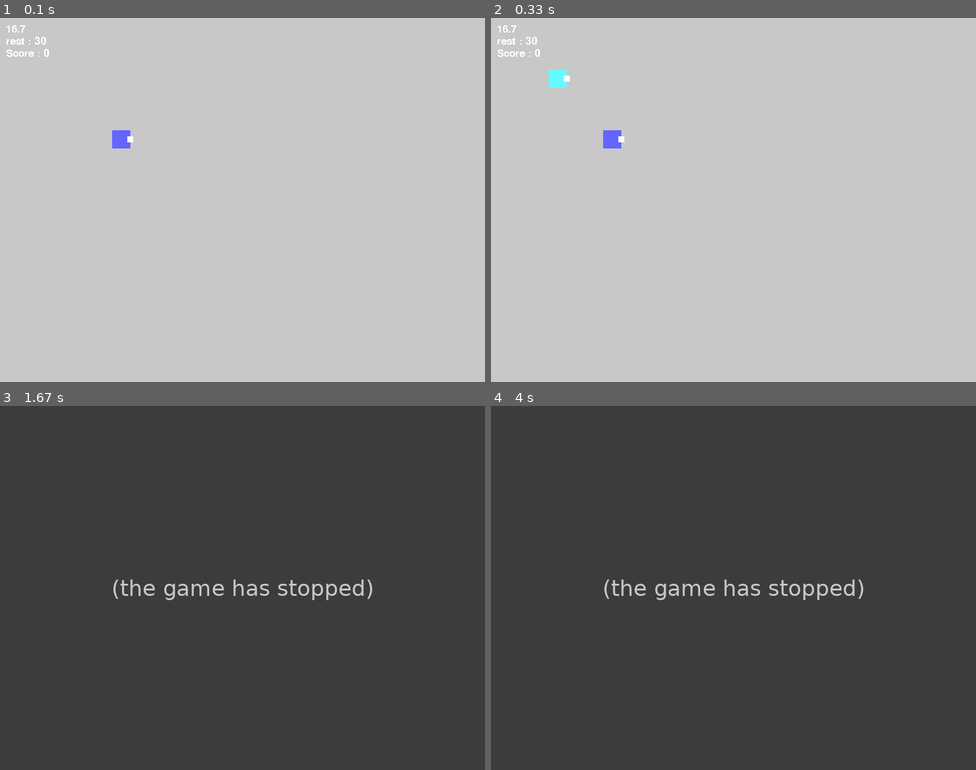
Above: before the commit, frames 1-4 (two rows, left to right).
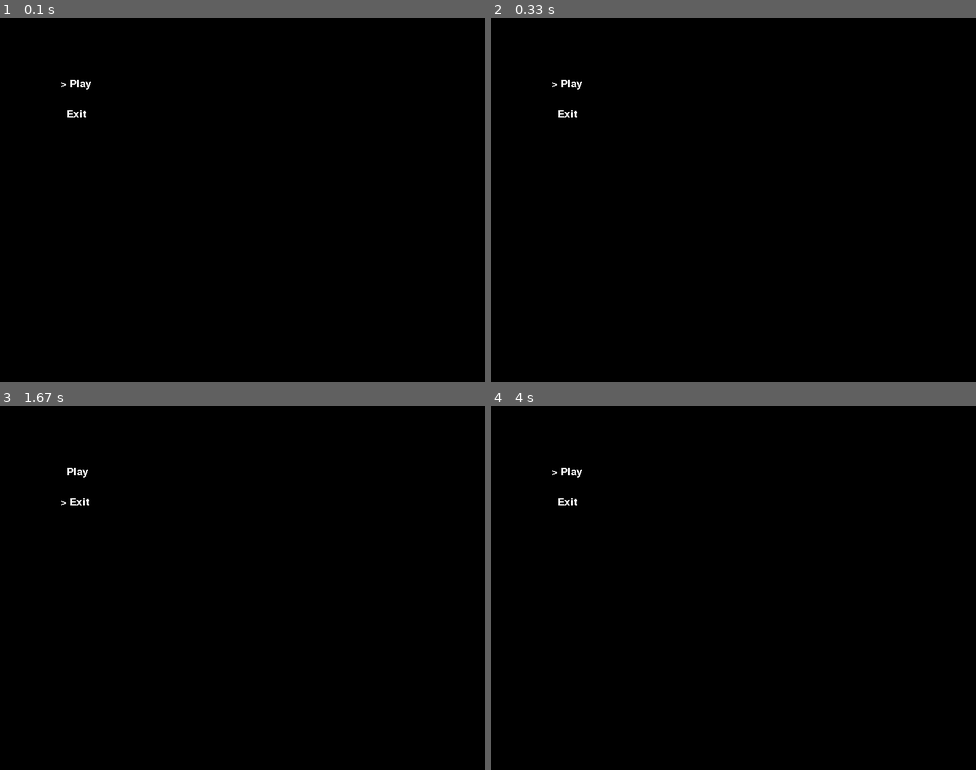
Above: after the commit, the same moments.

Repository: macchan1978/python_game
Game: pygame game, started from pygame_main.py
Two runs of this game, one before a commit and one after it. Both use one fixed random seed, a clock stepped at 60 frames per second and the inputs below.
Inputs:
- Up to frame 1 (0.1 s): no input
- Up to frame 2 (0.33 s): no input
- Up to frame 3 (1.67 s): tap Space at 0.33 s; tap Esc at 0.67 s; hold Up from 1.5 s (still down)
- Up to frame 4 (4 s): release Up at 1.97 s; hold Down 3.07-3.37 s; hold Up from 3.83 s (still down)

The runs differ from the first frame. In frame 1, 100% of the frame differs, in the area x 0-100%, y 0-100%; in frame 2, 100%; in frame 3, 100%; in frame 4, 100%.
Before the commit the program exited at 0.67 s; later frames show no game.

Commit message:
PlayModeとTitleModeを作成

Diff:
--- a/mode_play.py
+++ b/mode_play.py
@@ -1,15 +1,20 @@
 import time
+from enum import Enum, auto
 
 from pygame.font import SysFont
 
 from objects import *
 
 
+# noinspection PyArgumentList
+class PlayResult(Enum):
+    PLAYING = auto()
+    END = auto()
+
+
 class PlayMode:
     def __init__(self):
         self.font = pg.font.SysFont("", 25)
-        # define a variable to control the main loop
-        self.running = True
 
         self.player = Player(pos=PosF(200, 200))
 
@@ -21,8 +26,9 @@
         self.counter = 0
         self.score = 0
 
-    def tick(self):
+    def tick(self) -> PlayResult:
         screen = game_context.get_screen()
+        pad = game_context.get_pad()
 
         self.counter += 1
         if self.counter % 100 == 10:
@@ -71,9 +77,9 @@
         screen.blit(disp_score, (10, 50))
 
         # TODO : ゲーム終了
-        if rest_sec <= 0:
-            pass
-        pass
+        if rest_sec <= 0 or pad.button_escape:
+            return PlayResult.END
+        return PlayResult.PLAYING
 
     pass
 
--- /dev/null
+++ b/mode_title.py
@@ -0,0 +1,60 @@
+from enum import Enum, auto
+
+import pygame as pg
+
+import game_context
+
+
+# noinspection PyArgumentList
+class MenuType(Enum):
+    EXIT = auto()
+    PLAY = auto()
+    NONE = auto()
+
+
+class TitleMode:
+    def __init__(self):
+        self.font = pg.font.SysFont("", 25)
+        self.menus = [(MenuType.PLAY, 'Play'), (MenuType.EXIT, 'Exit')]
+        self.menu_index = 0
+        self.counter = 0
+        self.counter_disable = 0
+        pass
+
+    def tick(self) -> MenuType:
+        self.counter += 1
+        pad = game_context.get_pad()
+        menu_move = 0
+
+        if self.counter >= self.counter_disable:
+            if pad.key_up:
+                menu_move -= 1
+            if pad.key_down:
+                menu_move += 1
+            if menu_move != 0:
+                self.counter_disable = self.counter + 10
+            self.menu_index = (self.menu_index + menu_move + len(self.menus)) % len(self.menus)
+
+        screen = game_context.get_screen()
+        screen.fill((0, 0, 0))
+        for i, item in enumerate(self.menus):
+            header = '> ' if i == self.menu_index else '  '
+            disp = self.font.render(header + item[1], False, (255, 255, 255))
+            screen.blit(disp, (100, 100 + 50 * i))
+
+        if pad.button_space:
+            return self.menus[self.menu_index][0]
+
+        return MenuType.NONE
+
+
+instance: TitleMode = None
+
+
+def initialize() -> TitleMode:
+    global instance
+    instance = TitleMode()
+    return instance
+
+
+pass
--- a/pygame_main.py
+++ b/pygame_main.py
@@ -1,9 +1,17 @@
 from __future__ import annotations
 
 import os
+from enum import Enum, auto
 
 import mode_play
+import mode_title
 from objects import *
+
+
+# noinspection PyArgumentList
+class ModeType(Enum):
+    TITLE = auto()
+    PLAY = auto()
 
 
 def main():
@@ -14,7 +22,9 @@
     clock = pg.time.Clock()
     game_context.initialize()
 
-    play_mode = mode_play.initialize()
+    play_mode: mode_play.PlayMode = None
+    title_mode = mode_title.initialize()
+    current_mode = ModeType.TITLE
 
     running = True
     while running:
@@ -22,10 +32,21 @@
 
         pad = game_context.game_pad
         pad.tick()
-        if pad.button_escape:
-            running = False
 
-        play_mode.tick()
+        # if pad.button_escape:
+        #     running = False
+
+        if current_mode == ModeType.TITLE:
+            selected_item = title_mode.tick()
+            if selected_item == mode_title.MenuType.EXIT:
+                running = False
+            elif selected_item == mode_title.MenuType.PLAY:
+                play_mode = mode_play.initialize()
+                current_mode = ModeType.PLAY
+        elif current_mode == ModeType.PLAY:
+            result = play_mode.tick()
+            if result == mode_play.PlayResult.END:
+                current_mode = ModeType.TITLE
         pg.display.flip()
 
 
